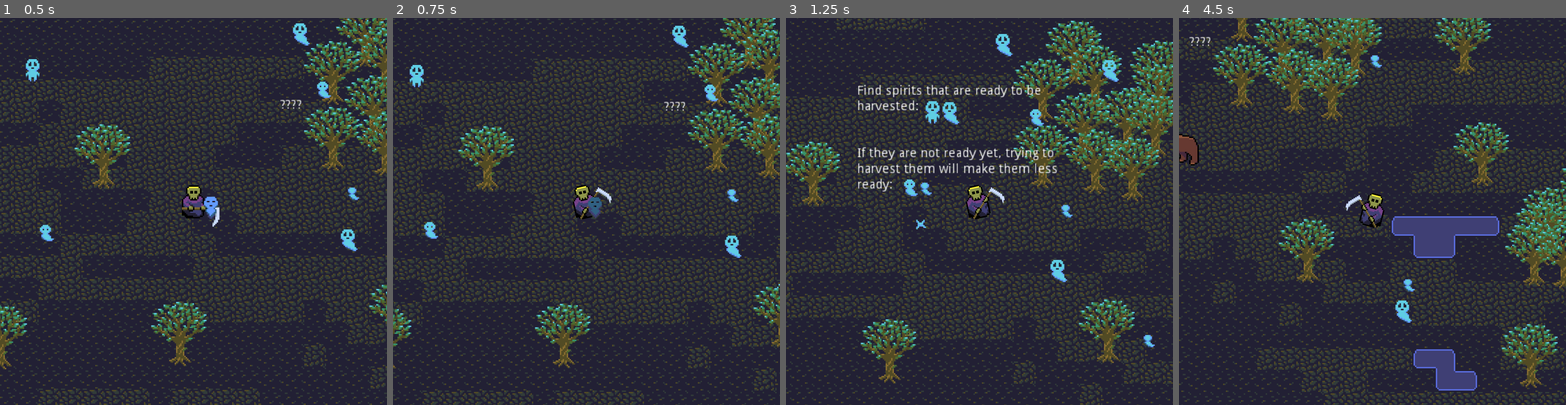
Above: before the commit, frames 1-4 (left to right).
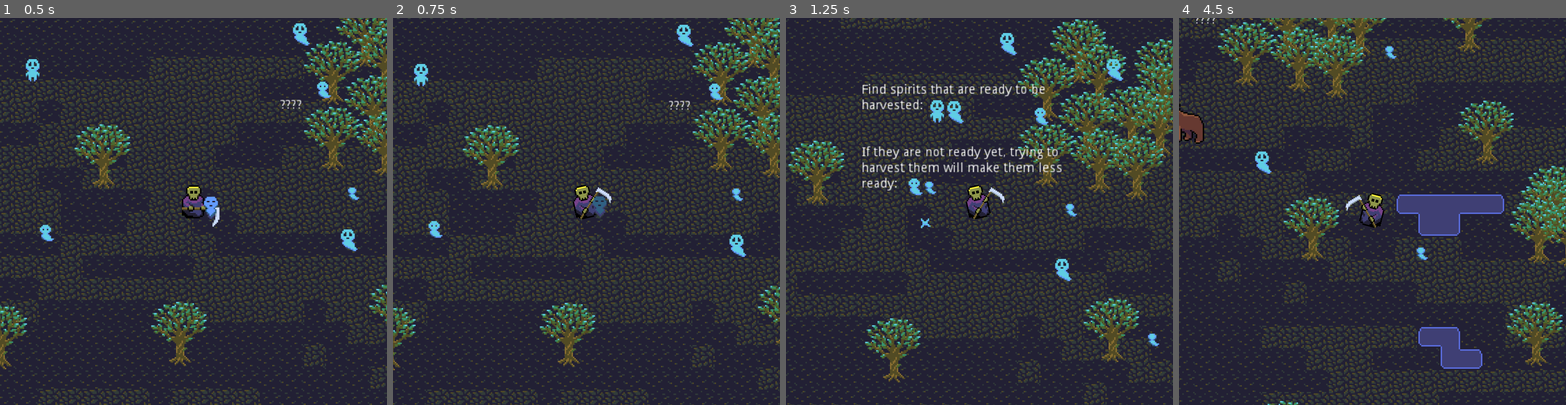
Above: after the commit, the same moments.

Repository: Tinsuit/GrimHarvester
Game: Godot game, scene res://Forest.tscn
The game is run twice, just before and just after one commit, with the same random seed, the same clock (stepped at 60 frames per second) and the same inputs.
Inputs (mouse positions are in pixels of both pictures, inside the frame that each line leads up to):
- Up to frame 1 (0.5 s): no input
- Up to frame 2 (0.75 s): move the mouse to (671, 192) at 0.52 s; click (671, 192) at 0.67 s
- Up to frame 3 (1.25 s): no input
- Up to frame 4 (4.5 s): drag from (1295, 230) to (1538, 339) at 1.27 s; move the mouse to (1411, 126) at 2.02 s; click (1411, 126) at 2.17 s; drag from (1353, 288) to (1442, 315) at 2.77 s; move the mouse to (1488, 269) at 3.52 s; click (1488, 269) at 3.67 s; drag from (1256, 153) to (1391, 273) at 4.27 s

Frame 1 is identical in both runs. In frame 2, 32% of the frame differs, in the area x 0-100%, y 0-100%; in frame 3, 37%; in frame 4, 44%.

Commit message:
fixed run-walk

Diff:
--- a/project/Forest.tscn
+++ b/project/Forest.tscn
@@ -155,6 +155,9 @@
 wait_time = 2.0
 one_shot = true
 
+[node name="Touch" type="Timer" parent="Trees/PlayerGrim"]
+wait_time = 0.5
+
 [node name="Tree" parent="Trees" instance=ExtResource( 2 )]
 position = Vector2( -195, -61 )
 
--- a/project/project.godot
+++ b/project/project.godot
@@ -18,7 +18,6 @@
 
 window/size/width=840
 window/size/height=840
-window/size/fullscreen=true
 window/stretch/mode="2d"
 window/stretch/aspect="expand"
 
--- a/project/scripts/PlayerGrim.gd
+++ b/project/scripts/PlayerGrim.gd
@@ -26,12 +26,23 @@
 
 func _unhandled_input(event):
 	if event is InputEventScreenDrag:
+		var drag:InputEventScreenDrag = event
 		target = (global_position - (get_viewport_rect().size / 2)) + event.position
 		look_at(target)
 	elif event is InputEventScreenTouch:
-		target = (global_position - (get_viewport_rect().size / 2)) + event.position
+		var touch: InputEventScreenTouch = event
+		print("touch: " + str(touch))
+		target = (global_position - (get_viewport_rect().size / 2)) + touch.position
 		look_at(target)
-		running = true
+		if touch.pressed == true:
+			$Touch.start()
+			running = false
+		else:
+			if $Touch.time_left > 0:
+				running = true
+			else:
+				running = false
+				$Touch.stop()
 
 func reset():
 	target = null
Not shown, added: GrimHarvester.apple-touch-icon.png
Not shown, added: GrimHarvester.audio.worklet.js
Not shown, added: GrimHarvester.html
Not shown, added: GrimHarvester.icon.png
Not shown, added: GrimHarvester.js
Not shown, added: GrimHarvester.pck
Not shown, added: GrimHarvester.png
Not shown, added: GrimHarvester.wasm
